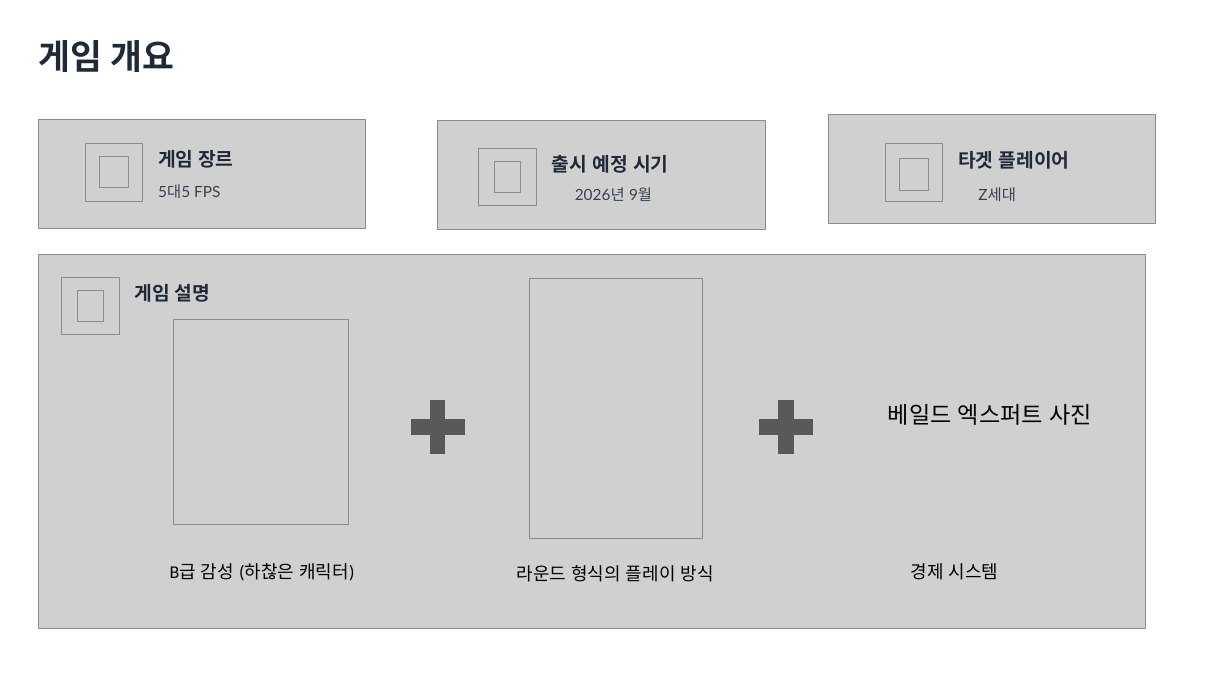
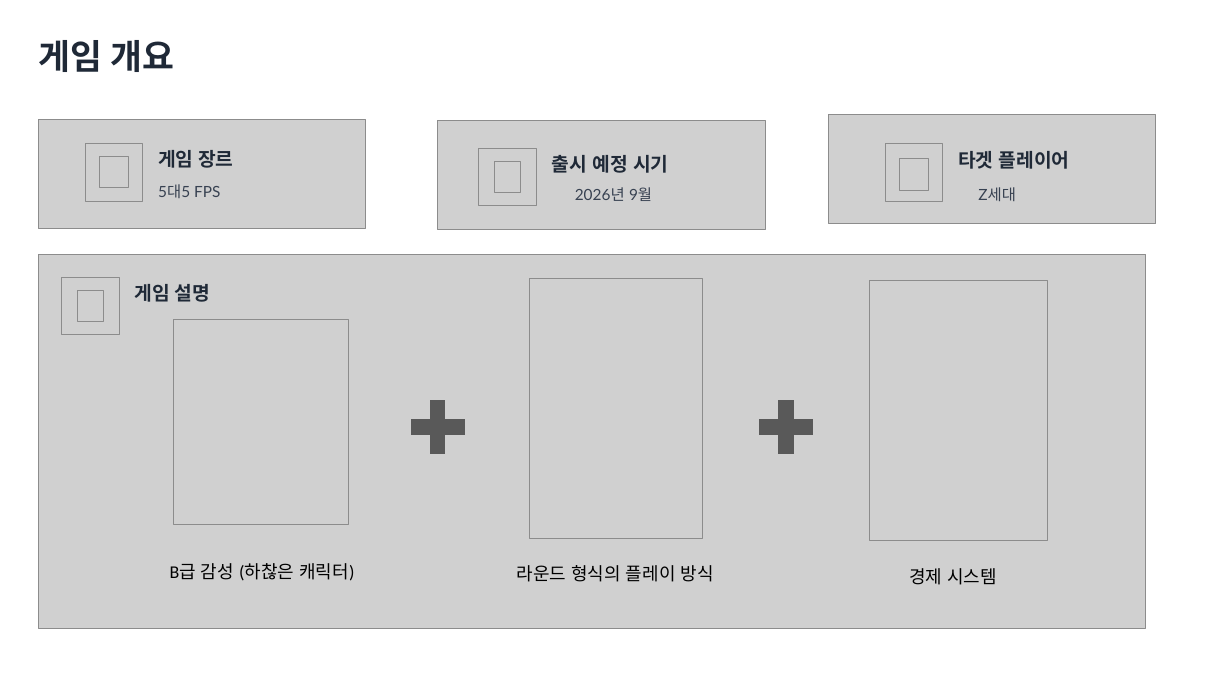
Before and after one commit to yunseo0129/2025_CapstoneGame, a slide deck: slide 7 of Design/종합설계기획.pptx. Drawn at 1232x693 pixels with LibreOffice and Linux fonts; fonts in the diff are those of the drawing; grey boxes stand for pictures; background and template pictures are left out. Boxes give left, top, right and bottom in pixels: in the first picture for what was removed or moved away, otherwise in the second. Text is boxed around its words. In the diff, an @@ line names an element or a change of style, - is before the commit and + after.

Commit message:
로고, 재화 시스템 구조, 개발환경, 개인별준비현황 추가

```diff
--- a/Design/종합설계기획.pptx
+++ b/Design/종합설계기획.pptx
@@ picture added at <box>870,281,1048,542</box> @@
@@ text removed at <box>888,404,1092,425</box> @@
-베일드 엑스퍼트 사진
@@ text "경제 시스템": place and size @@
-text "경제 시스템" at <box>910,563,999,580</box>
+text "경제 시스템" at <box>909,568,997,585</box>
```
Also in this commit, not shown: 4 other slides changed.
